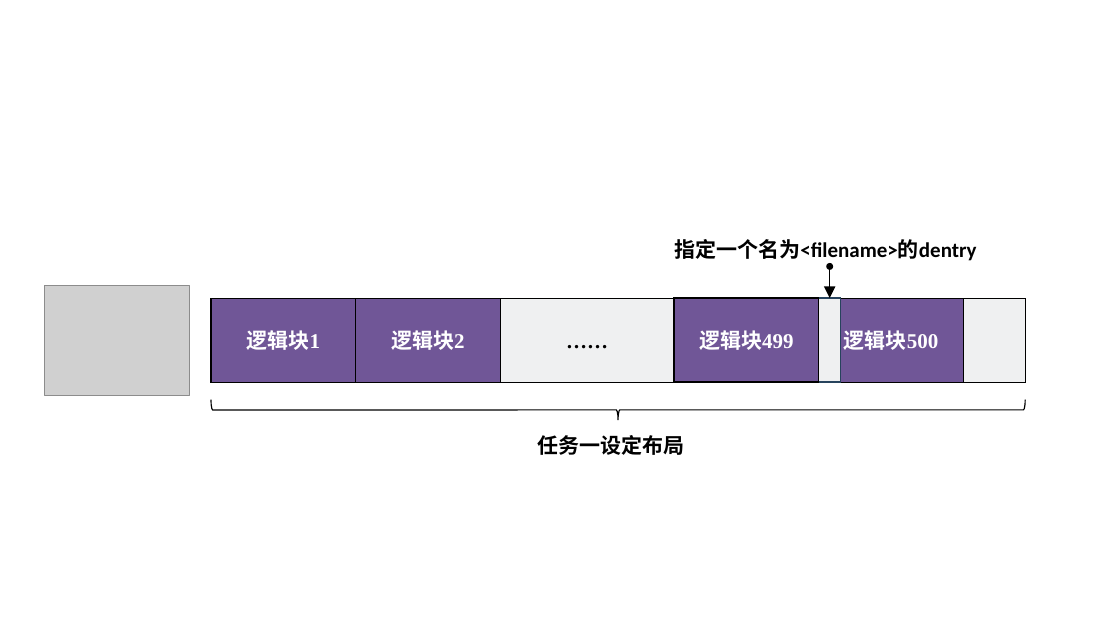
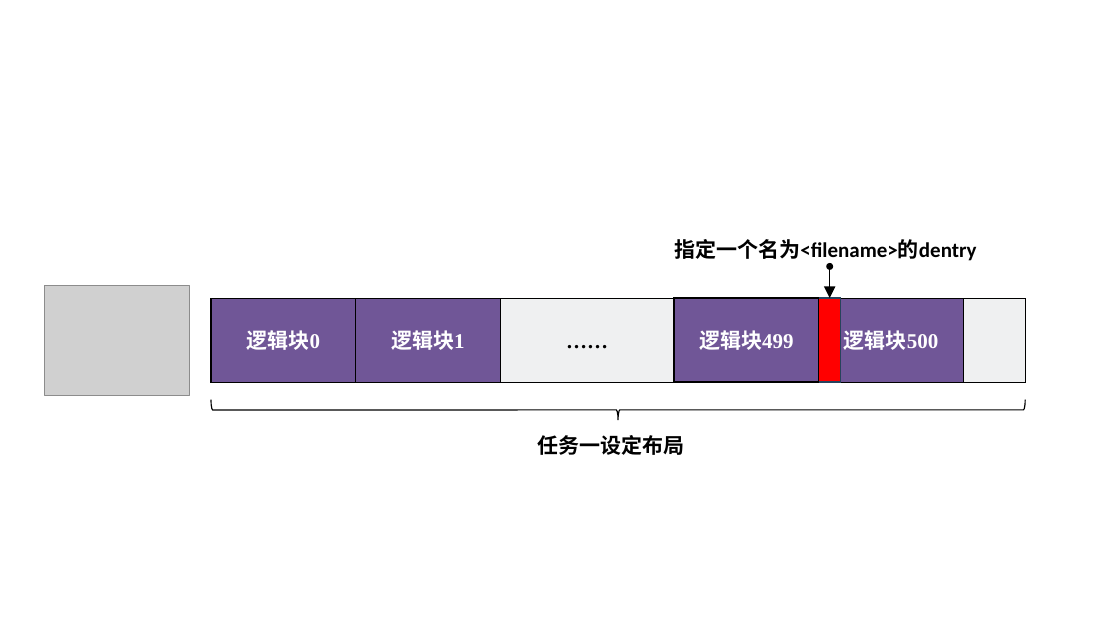
Before and after one commit to hitsz-cslab/os-labs, a slide deck: slide 18 of docs/lab5/绘图_new.pptx. Drawn at 1120x630 pixels with LibreOffice and Linux fonts; fonts in the diff are those of the drawing; grey boxes stand for pictures. Boxes give left, top, right and bottom in pixels: in the first picture for what was removed or moved away, otherwise in the second. Text is boxed around its words. In the diff, an @@ line names an element or a change of style, - is before the commit and + after.

Commit message:
修改500逻辑块

```diff
--- a/docs/lab5/绘图_new.pptx
+++ b/docs/lab5/绘图_new.pptx
@@ rectangle at [819,298,841,382]: fill #EFF0F1 to #FF0000 @@
@@ text in rectangle at [247,330,320,350]: text changed @@
-逻辑块1
+逻辑块0
@@ text in rectangle at [391,330,464,350]: text changed @@
-逻辑块2
+逻辑块1
```
Also in this commit, not shown: 2 other files.
